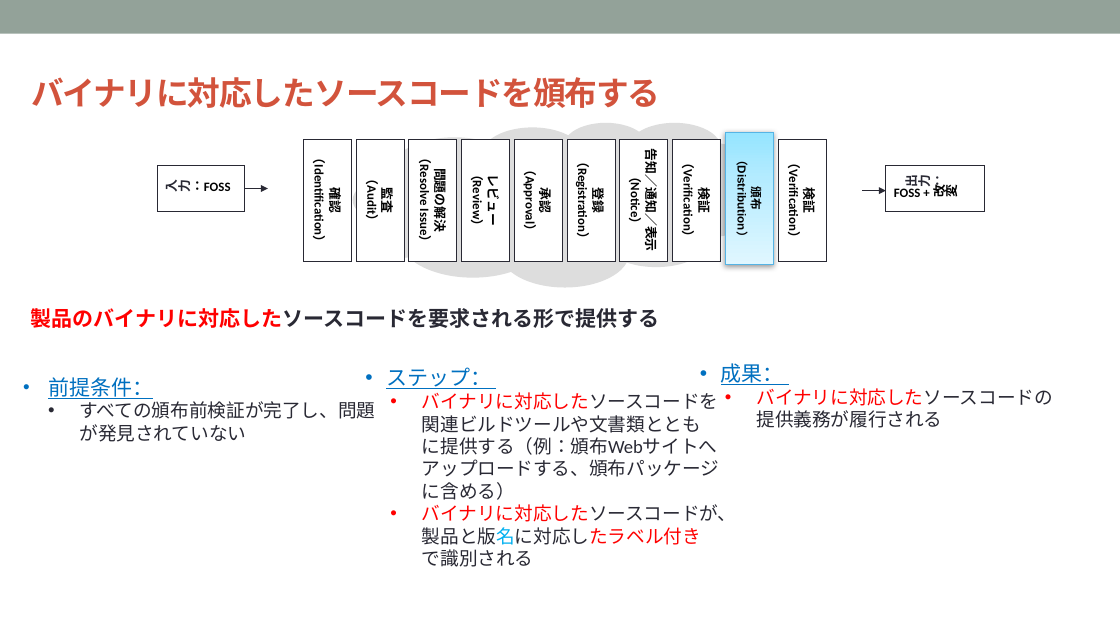
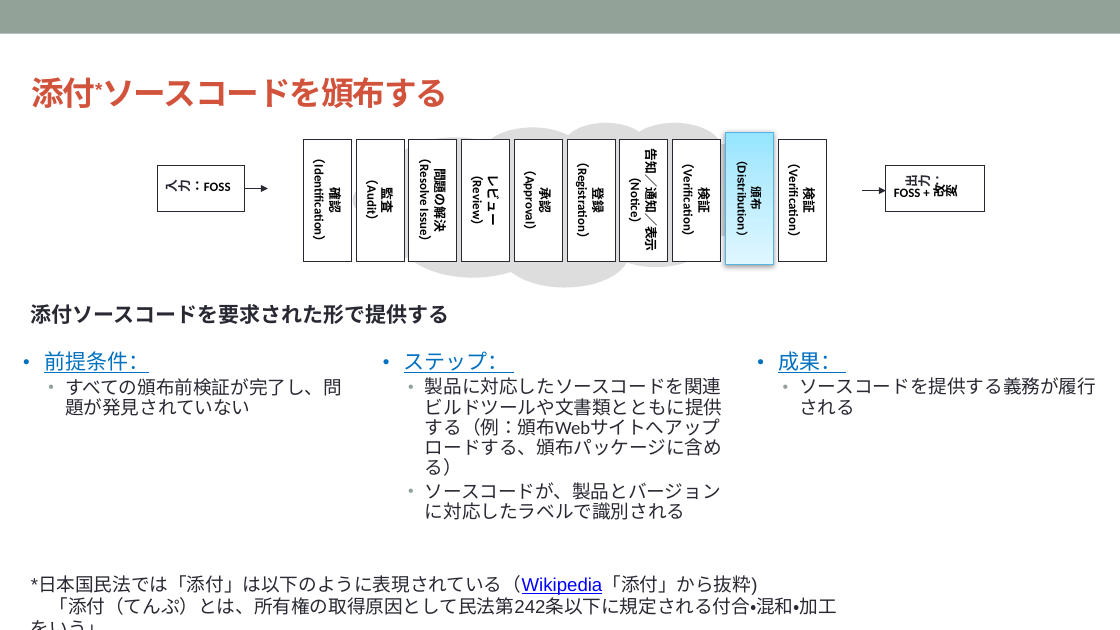
Before and after one commit to OpenChain-Project/Curriculum-Translation-JP, a slide deck: slide 63 of RC/openchain-curriculum-release-2-jp_rc1.0.pptx. Drawn at 1120x630 pixels with LibreOffice and Linux fonts; fonts in the diff are those of the drawing; background and template pictures are left out. Boxes give left, top, right and bottom in pixels: in the first picture for what was removed or moved away, otherwise in the second. Text is boxed around its words. In the diff, an @@ line names an element or a change of style, - is before the commit and + after.

```diff
--- a/RC/openchain-curriculum-release-2-jp_rc1.0.pptx
+++ b/RC/openchain-curriculum-release-2-jp_rc1.0.pptx
@@ text at (x1=31, y1=77, x2=448, y2=108): text changed @@
-バイナリに対応したソースコードを頒布する
+添付*ソースコードを頒布する
@@ text at (x1=31, y1=304, x2=450, y2=324): text changed @@
-製品のバイナリに対応したソースコードを要求される形で提供する
+添付ソースコードを要求された形で提供する
@@ text "前提条件：" at (x1=44, y1=351, x2=342, y2=416): indent changed; line spacing 1.5 to 0.9; list level 1 to 2 in "すべての頒布前検証が完了し、問題が発見されていない"; line spacing 1 to 0.9 @@
@@ text "ステップ：" moved from (x1=386, y1=367, x2=737, y2=567) to (x1=404, y1=351, x2=723, y2=520) @@
@@ text "成果：" moved from (x1=721, y1=363, x2=1053, y2=428) to (x1=778, y1=351, x2=1096, y2=415) @@
@@ text at (x1=425, y1=377, x2=723, y2=520): text changed @@
-• バイナリに対応したソースコードを関連ビルドツールや文書類とともに提供する（例：頒布Webサイトへアップロードする、頒布パッケージに含める）
-• バイナリに対応したソースコードが、製品と版名に対応したラベル付きで識別される
+  • 製品に対応したソースコードを関連ビルドツールや文書類とともに提供する（例：頒布Webサイトへアップロードする、頒布パッケージに含める）
+  • ソースコードが、製品とバージョンに対応したラベルで識別される
@@ text at (x1=799, y1=377, x2=1096, y2=415): text changed @@
-• バイナリに対応したソースコードの提供義務が履行される
+  • ソースコードを提供する義務が履行される
@@ text added at (x1=31, y1=576, x2=837, y2=615), 16 pt, text #292934 @@
+*日本国民法では「添付」は以下のように表現されている（Wikipedia「添付」から抜粋)
+「添付（てんぷ）とは、所有権の取得原因として民法第242条以下に規定される付合・混和・加工をいう」
```
Also in this commit, not shown: 5 other slides changed.
